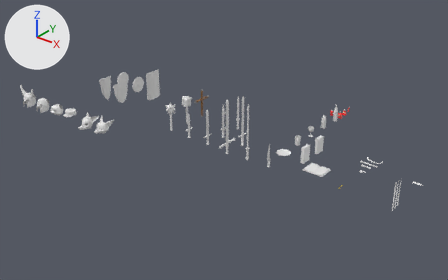
The Blender file resources/data/items.blend as it was, and as the next commit left it.
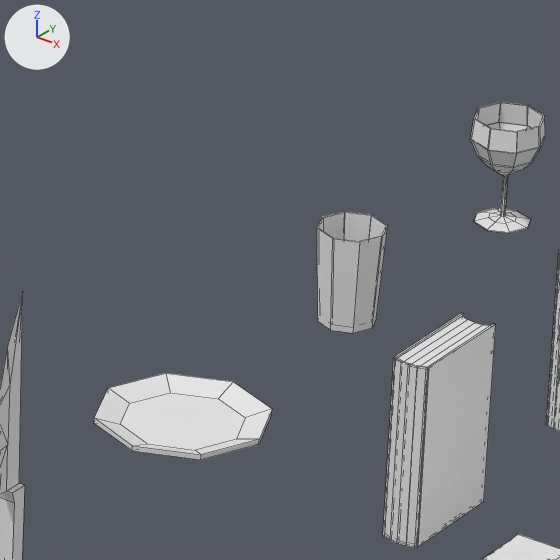
The first picture shows the older version from a 50 mm camera at (5.31, -8.61, 5.49) aimed at (-2.09, 0.63, -0.24). The close-ups show both versions on the part from 60% to 70% of the width and 42% to 59% of the height of that picture; other places that the commit changed are outside them. Every picture has the same lights, and +X, +Y and +Z are marked at upper left. The close-ups show mesh edges as thin lines.

The older version as bpy lines, for what is in view:
```python
me_bookhardcover = bpy.data.meshes.new('bookHardcover')
me_bookhardcover.from_pydata(...)  # 56 vertices, 50 faces; spans x -0.032..0.032, y 0.0..0.209, z 0.0..0.32
me_bookhardcovercomplex01 = bpy.data.meshes.new('bookHardcoverComplex01')
me_bookhardcovercomplex01.from_pydata(...)  # 214 vertices, 206 faces; spans x -0.032..0.032, y 0.0..0.209, z 0.0..0.32
me_bookhardcoveropen01 = bpy.data.meshes.new('bookHardcoverOpen01')
me_bookhardcoveropen01.from_pydata(...)  # 94 vertices, 82 faces; spans x -0.211..0.211, y 0.0..0.32, z 0.0..0.029
ob_bookhardcoverclosed01 = bpy.data.objects.new('bookHardcoverClosed01', me_bookhardcover)
ob_bookhardcoverclosed01.location = (0.0, 0.367, 0.0)
ob_bookhardcovercomplex01 = bpy.data.objects.new('bookHardcoverComplex01', me_bookhardcovercomplex01)
ob_bookhardcovercomplex01.location = (0.0, 0.867, 0.0)
ob_bookhardcoveropen01 = bpy.data.objects.new('bookHardcoverOpen01', me_bookhardcoveropen01)
ob_bookhardcoveropen01.location = (0.35, 0.15, 0.0)
# also in view: 'goblet01' at (-0.5, 1.5, 0.1); 'glass' at (-0.5, 1.0, 0.09); 'plate' at (-0.5, 0.5, 0.01); 'knife' at (-0.5, -0.02, 0.17)
```
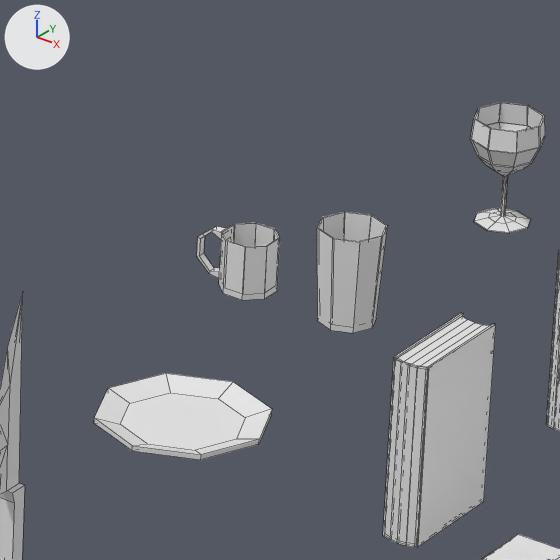
Boxes (x1, y1, x2, y2) around the edits, measured in the close-ups (560 x 560 px):
'cup01', added
    after: (197, 223, 280, 300)

Patch to the scene script:
```diff
--- a/resources/data/items.blend.py
+++ b/resources/data/items.blend.py
@@ me_cup01 @@
+me_cup01.from_pydata(...)  # 58 vertices, 52 faces; spans x -0.1018..0.0468, y -0.0468..0.0468, z 0.0..0.1
@@ ob_cup01 @@
+ob_cup01 = bpy.data.objects.new('cup01', me_cup01)
+ob_cup01.location = (-0.7, 1.0, 0.0)
```
